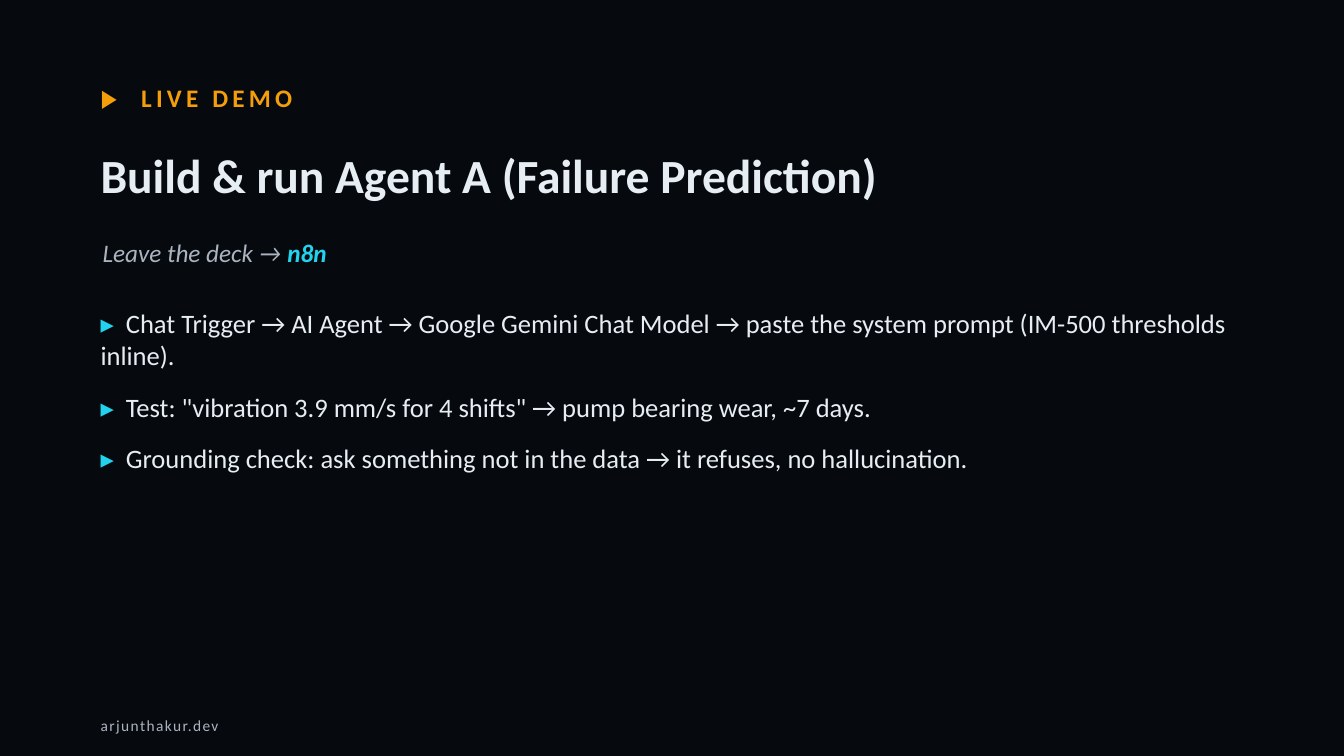
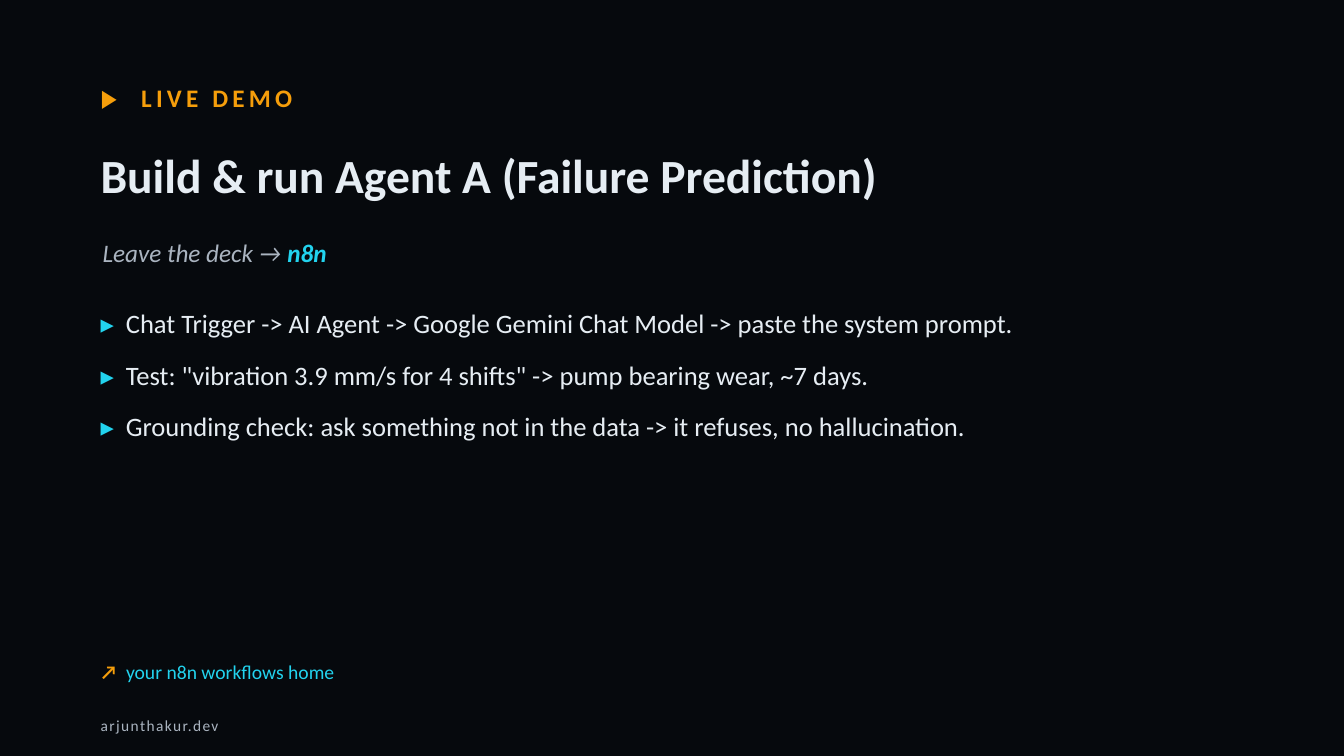
Before and after one commit to thakurarjun247/lgelectronics, a slide deck: slide 24 of LG-AI-Training-4hr.pptx (slide 23 before the commit). Drawn at 1344x756 pixels with LibreOffice and Linux fonts; fonts in the diff are those of the drawing. Boxes give left, top, right and bottom in pixels: in the first picture for what was removed or moved away, otherwise in the second. Text is boxed around its words. In the diff, an @@ line names an element or a change of style, - is before the commit and + after.

```diff
--- a/LG-AI-Training-4hr.pptx
+++ b/LG-AI-Training-4hr.pptx
@@ text at [126,314,1012,441]: text changed @@
-▸ Chat Trigger → AI Agent → Google Gemini Chat Model → paste the system prompt (IM-500 thresholds inline).
-▸ Test: "vibration 3.9 mm/s for 4 shifts" → pump bearing wear, ~7 days.
-▸ Grounding check: ask something not in the data → it refuses, no hallucination.
+▸ Chat Trigger -> AI Agent -> Google Gemini Chat Model -> paste the system prompt.
+▸ Test: "vibration 3.9 mm/s for 4 shifts" -> pump bearing wear, ~7 days.
+▸ Grounding check: ask something not in the data -> it refuses, no hallucination.
@@ text added at [126,665,334,682], 14 pt, text #22D3EE @@
+↗ your n8n workflows home
```
Also in this commit, not shown: 25 other slides changed, 2 slides added, 1 slide removed, 2 other files.
